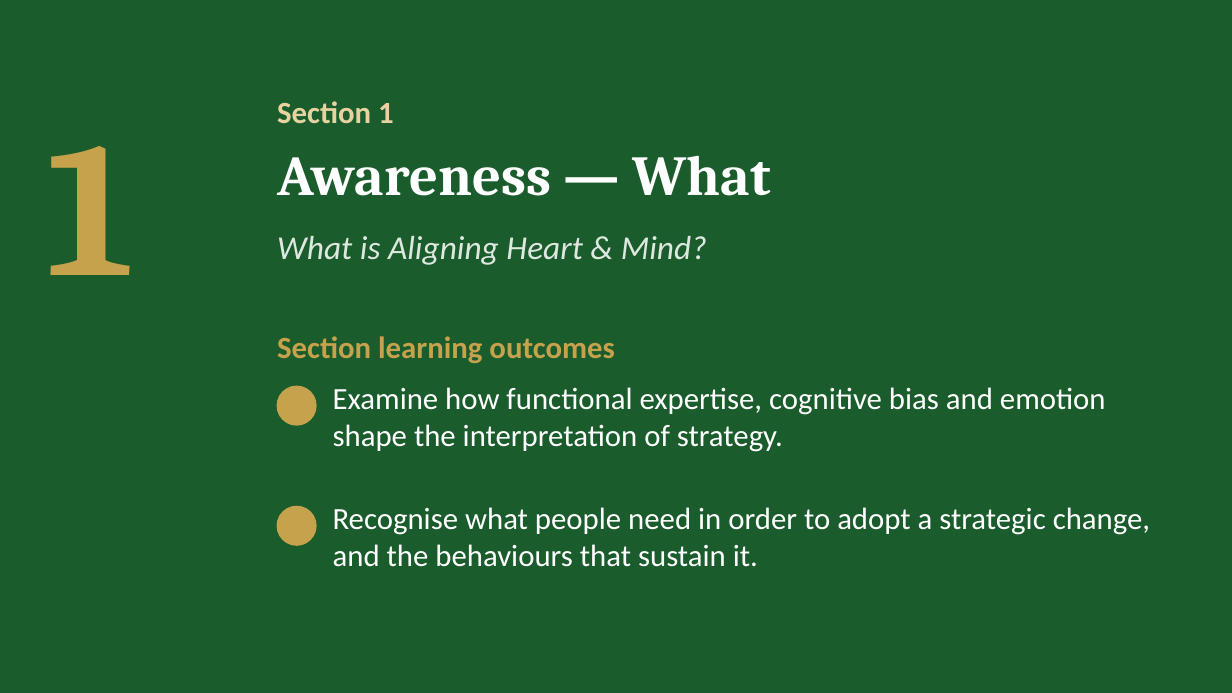
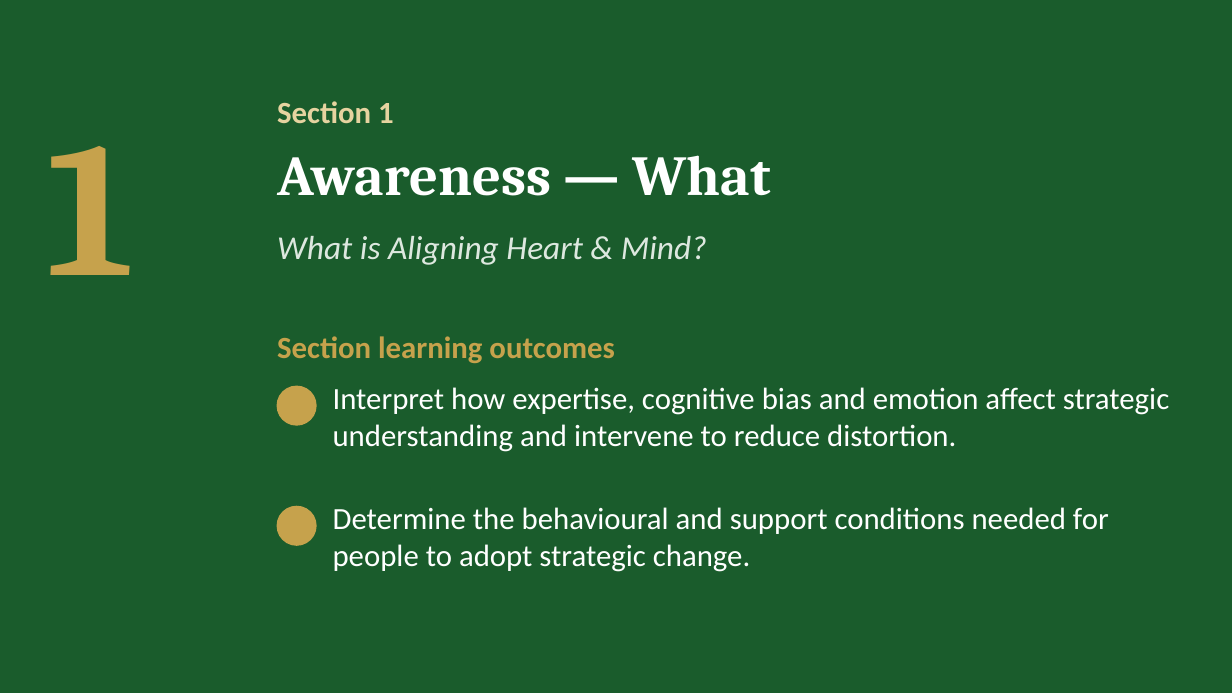
Before and after one commit to IBSL26/ibsl-platform, a slide deck: slide 4 of Unit decks/Unit 05 - Aligning Heart & Mind.pptx. Drawn at 1232x693 pixels with LibreOffice and Linux fonts; fonts in the diff are those of the drawing; background and template pictures are left out. Boxes give left, top, right and bottom in pixels: in the first picture for what was removed or moved away, otherwise in the second. Text is boxed around its words. In the diff, an @@ line names an element or a change of style, - is before the commit and + after.

```diff
--- a/Unit decks/Unit 05 - Aligning Heart & Mind.pptx
+++ b/Unit decks/Unit 05 - Aligning Heart & Mind.pptx
@@ text at (x1=333, y1=387, x2=1169, y2=452): text changed @@
-Examine how functional expertise, cognitive bias and emotion shape the interpretation of strategy.
+Interpret how expertise, cognitive bias and emotion affect strategic understanding and intervene to reduce distortion.
@@ text at (x1=333, y1=507, x2=1109, y2=572): text changed @@
-Recognise what people need in order to adopt a strategic change, and the behaviours that sustain it.
+Determine the behavioural and support conditions needed for people to adopt strategic change.
```
Also in this commit, not shown: 5 other slides changed, 27 other files.
